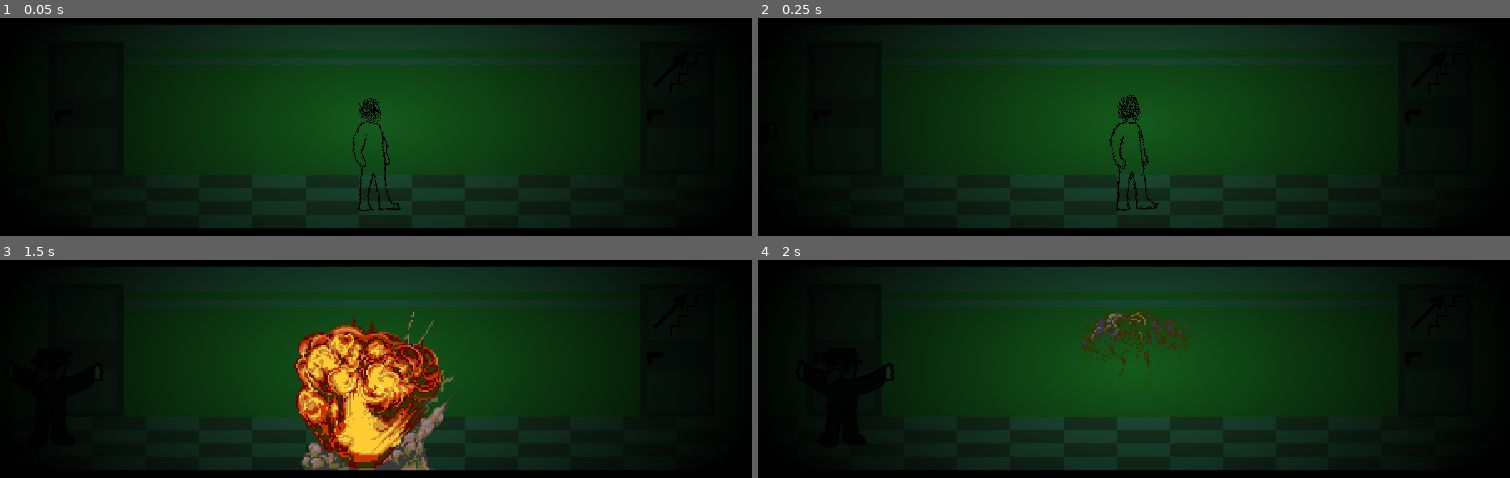
Above: before the commit, frames 1-4 (two rows, left to right).
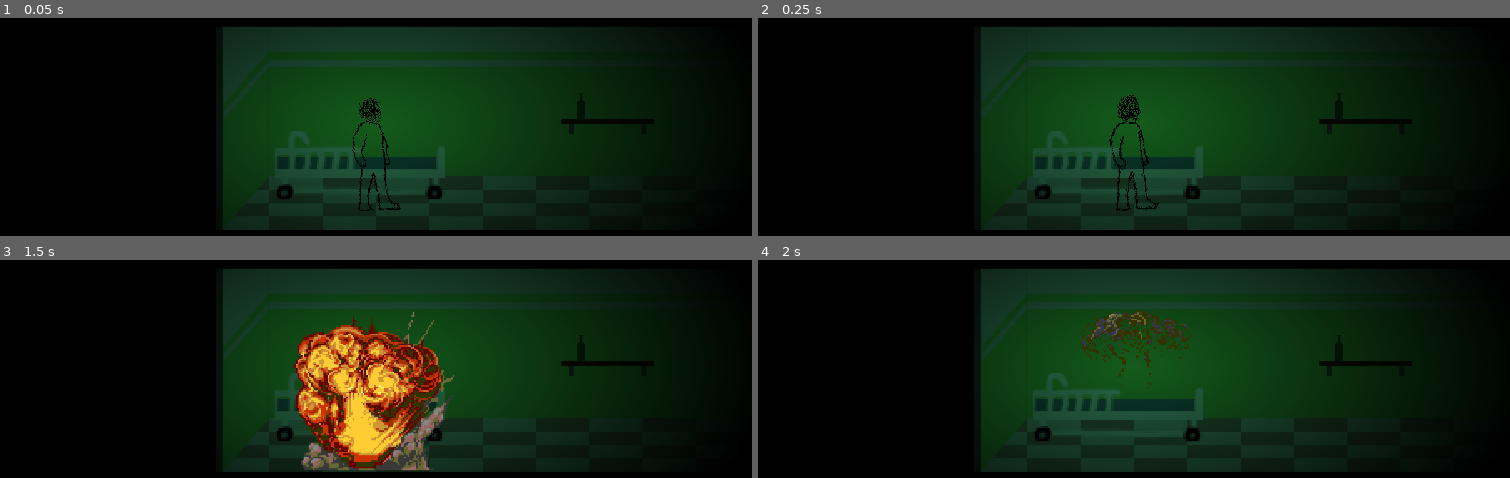
Above: after the commit, the same moments.

Repository: ImMihai689/haven-bounceback
Game: Godot game, scene res://camera1.tscn
The game is run twice, just before and just after one commit, with the same random seed, the same clock (stepped at 60 frames per second) and the same inputs.
Inputs:
- Up to frame 1 (0.05 s): no input
- Up to frame 2 (0.25 s): no input
- Up to frame 3 (1.5 s): tap Enter (ui_accept) at 0.5, 0.77 s; hold Right (ui_right) 0.53-1.28 s; hold E (interact) 0.53-1.28 s; hold Left (ui_left) from 1.28 s (still down); tap E (interact) at 1.35 s
- Up to frame 4 (2 s): keep holding Left (ui_left); tap Enter (ui_accept) at 1.52 s

The runs differ from the first frame. In frame 1, 15% of the frame differs, in the area x 14-89%, y 3-98%; in frame 2, 15%; in frame 3, 13%; in frame 4, 15%.

Commit message:
finished main game loop

Diff:
--- a/Scripts/baldi.gd
+++ b/Scripts/baldi.gd
@@ -48,4 +48,4 @@
 
 
 func _on_timer_timeout() -> void:
-	pass # Replace with function body.
+	out_for_player = true
--- /dev/null
+++ b/Scripts/final_wall.gd
@@ -0,0 +1,11 @@
+extends Node
+
+
+# Called when the node enters the scene tree for the first time.
+func _ready() -> void:
+	ProgressKeeper.trigger_reset.connect(on_progress)
+
+
+func on_progress(progress:int):
+	if progress == 3:
+		queue_free()
--- a/Scripts/vigniette.gd
+++ b/Scripts/vigniette.gd
@@ -28,7 +28,7 @@
 	ready_to_reset = true
 
 func _input(event: InputEvent) -> void:
-	if ready_to_reset and event.is_action_pressed("interact"):
+	if ready_to_reset and event.is_action_pressed("respawn"):
 		ready_to_reset = false;
 		ProgressKeeper.trigger_reset.emit(ProgressKeeper.progress)
 
--- a/camera1.tscn
+++ b/camera1.tscn
@@ -35,6 +35,7 @@
 [ext_resource type="Texture2D" uid="uid://cddpt3o2y6kd" path="res://images/man/presedinte arestat.png" id="29_xcm6w"]
 [ext_resource type="Texture2D" uid="uid://dbojlko64pctr" path="res://images/med maro.png" id="30_bnc2v"]
 [ext_resource type="Texture2D" uid="uid://ci643m17e0jhv" path="res://images/final exit.png" id="30_xcm6w"]
+[ext_resource type="Script" uid="uid://by73i0jumbf2s" path="res://Scripts/final_wall.gd" id="36_by6go"]
 
 [sub_resource type="CircleShape2D" id="CircleShape2D_w4gxm"]
 radius = 13.509256
@@ -81,11 +82,14 @@
 [sub_resource type="RectangleShape2D" id="RectangleShape2D_73ka5"]
 size = Vector2(34.5, 120.5)
 
+[sub_resource type="RectangleShape2D" id="RectangleShape2D_b7ojn"]
+size = Vector2(20, 122)
+
 [node name="Node2D" type="Node2D" unique_id=47104120]
 scale = Vector2(4, 4)
 
 [node name="Player" parent="." unique_id=224533771 instance=ExtResource("4_7he5d")]
-position = Vector2(518, 771.25)
+position = Vector2(-225, 15)
 scale = Vector2(0.25, 0.25)
 
 [node name="RemoteTransform2D" type="RemoteTransform2D" parent="Player" unique_id=559444328]
@@ -136,6 +140,7 @@
 texture = ExtResource("9_5jcg5")
 
 [node name="Camera2" type="Node2D" parent="." unique_id=1586442370]
+visible = false
 script = ExtResource("2_41dji")
 
 [node name="CorridorCrewCapat" type="Sprite2D" parent="Camera2" unique_id=642570446]
@@ -204,6 +209,7 @@
 progress = 1
 
 [node name="Camera3" type="Node2D" parent="." unique_id=317708019]
+visible = false
 script = ExtResource("2_41dji")
 
 [node name="CorridorCrewCapat" type="Sprite2D" parent="Camera3" unique_id=1216575485]
@@ -259,6 +265,7 @@
 progress = 1
 
 [node name="camera4" type="Node2D" parent="." unique_id=200113741]
+visible = false
 script = ExtResource("2_41dji")
 
 [node name="CorridorCrew" type="Sprite2D" parent="camera4" unique_id=296248895]
@@ -633,6 +640,7 @@
 x_min = 206.0
 
 [node name="camera7" type="Node2D" parent="." unique_id=1381380168]
+visible = false
 position = Vector2(193.25, -193.75)
 script = ExtResource("2_41dji")
 show_hide = true
@@ -684,7 +692,7 @@
 shape = SubResource("CircleShape2D_3vnfy")
 
 [node name="Camera2D" type="Camera2D" parent="." unique_id=630084413]
-position = Vector2(519, 756.75)
+position = Vector2(-224, 0.5)
 
 [node name="Control" type="Control" parent="Camera2D" unique_id=165399679]
 layout_mode = 3
@@ -854,6 +862,14 @@
 position = Vector2(0.375, -5.375)
 shape = SubResource("RectangleShape2D_i2g14")
 
+[node name="StaticBody2D6" type="StaticBody2D" parent="." unique_id=390018376]
+position = Vector2(745.25, 770.5)
+script = ExtResource("36_by6go")
+
+[node name="CollisionShape2D" type="CollisionShape2D" parent="StaticBody2D6" unique_id=1919253823]
+position = Vector2(0, -10.5)
+shape = SubResource("RectangleShape2D_b7ojn")
+
 [connection signal="door_entered" from="Camera2/Doordown" to="camera4" method="force_showhide" binds= [false]]
 [connection signal="door_entered" from="Camera2/Doordown" to="camera5" method="force_showhide" binds= [true]]
 [connection signal="door_entered" from="Camera3/Doordown2" to="camera4" method="force_showhide" binds= [false]]
--- a/characters/plague.tscn
+++ b/characters/plague.tscn
@@ -47,3 +47,5 @@
 
 [node name="Timer" type="Timer" parent="." unique_id=567401665]
 one_shot = true
+
+[connection signal="timeout" from="Timer" to="." method="_on_timer_timeout"]
--- a/project.godot
+++ b/project.godot
@@ -39,6 +39,11 @@
 , Object(InputEventKey,"resource_local_to_scene":false,"resource_name":"","device":-1,"window_id":0,"alt_pressed":false …(186 unchanged characters)…
 ]
 }
+respawn={
+"deadzone": 0.2,
+"events": [Object(InputEventKey,"resource_local_to_scene":false,"resource_name":"","device":-1,"window_id":0,"alt_pressed":false,"shift_pressed":false,"ctrl_pressed":false,"meta_pressed":false,"pressed":false,"keycode":0,"physical_keycode":4194322,"key_label":0,"unicode":0,"location":0,"echo":false,"script":null)
+]
+}
 
 [physics]
 
Not shown, added: Scripts/final_wall.gd.uid
